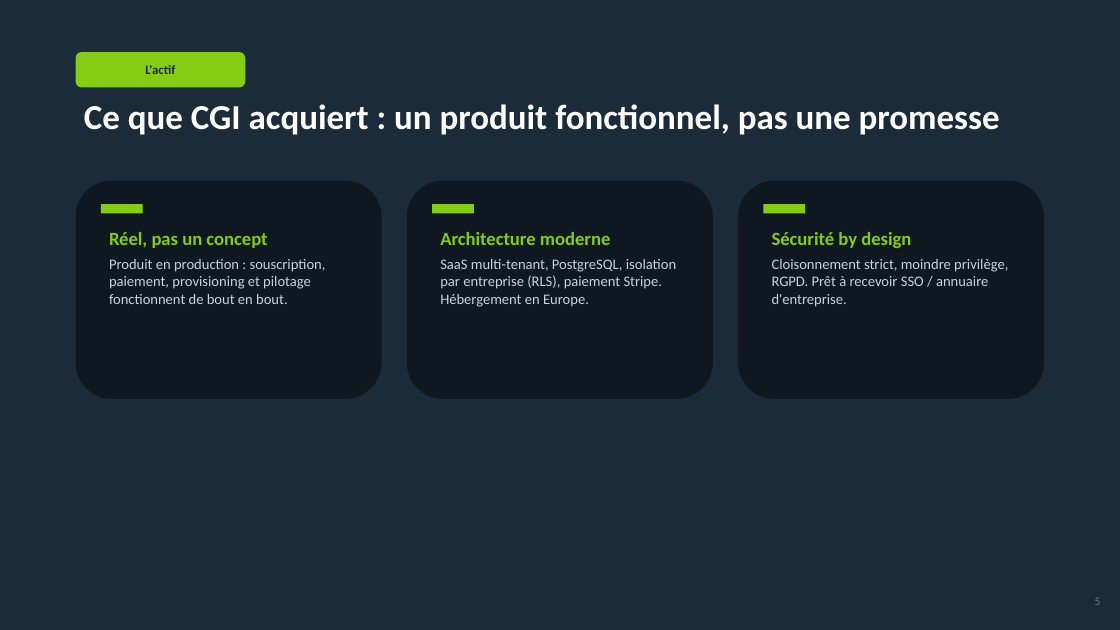
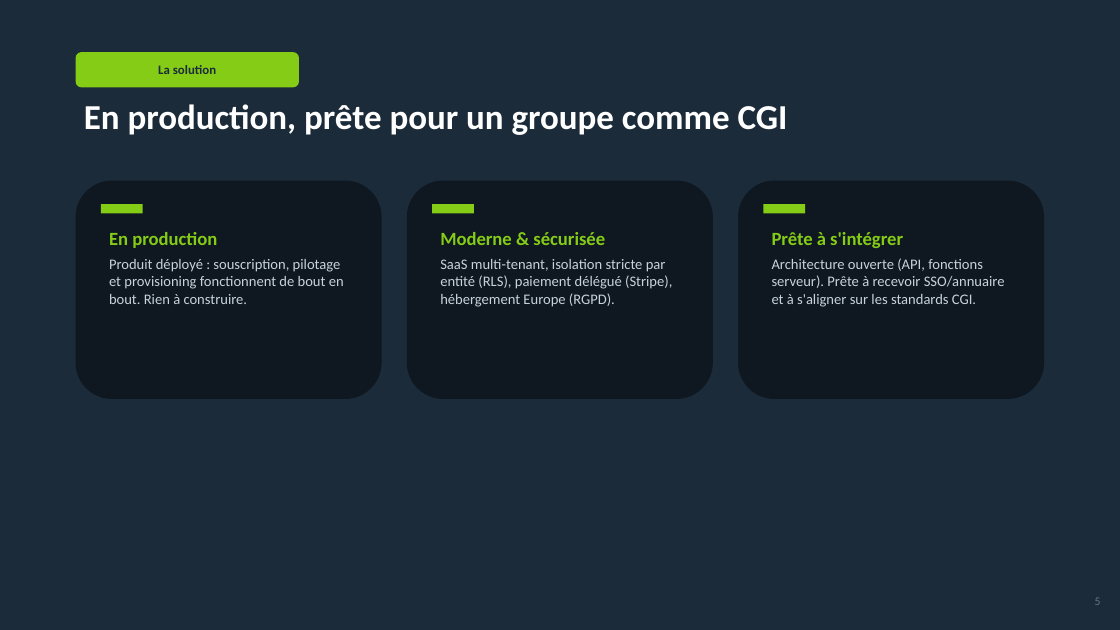
Before and after one commit to Charlesa6/esn-manager, a slide deck: slide 5 of deliverables/Konsilys_Pitch_CGI.pptx. Drawn at 1120x630 pixels with LibreOffice and Linux fonts; fonts in the diff are those of the drawing. Boxes give left, top, right and bottom in pixels: in the first picture for what was removed or moved away, otherwise in the second. Text is boxed around its words. In the diff, an @@ line names an element or a change of style, - is before the commit and + after.

```diff
--- a/deliverables/Konsilys_Pitch_CGI.pptx
+++ b/deliverables/Konsilys_Pitch_CGI.pptx
@@ rounded rectangle "La solution": place and size @@
-rounded rectangle "La solution" at [76, 52, 245, 87]
+rounded rectangle "La solution" at [76, 52, 299, 87]
@@ text in rounded rectangle at [158, 65, 216, 74]: text changed @@
-L'actif
+La solution
@@ text at [84, 104, 788, 135]: text changed @@
-Ce que CGI acquiert : un produit fonctionnel, pas une promesse
+En production, prête pour un groupe comme CGI
@@ text at [109, 232, 344, 304]: text changed @@
-Réel, pas un concept
-Produit en production : souscription, paiement, provisioning et pilotage fonctionnent de bout en bout.
+En production
+Produit déployé : souscription, pilotage et provisioning fonctionnent de bout en bout. Rien à construire.
@@ text at [440, 232, 672, 307]: text changed @@
-Architecture moderne
-SaaS multi-tenant, PostgreSQL, isolation par entreprise (RLS), paiement Stripe. Hébergement en Europe.
+Moderne & sécurisée
+SaaS multi-tenant, isolation stricte par entité (RLS), paiement délégué (Stripe), hébergement Europe (RGPD).
@@ text at [772, 232, 1005, 307]: text changed @@
-Sécurité by design
-Cloisonnement strict, moindre privilège, RGPD. Prêt à recevoir SSO / annuaire d'entreprise.
+Prête à s'intégrer
+Architecture ouverte (API, fonctions serveur). Prête à recevoir SSO/annuaire et à s'aligner sur les standards CGI.
```
Also in this commit, not shown: 9 other slides changed, 3 slides added, 3 slides removed, 5 other files.
